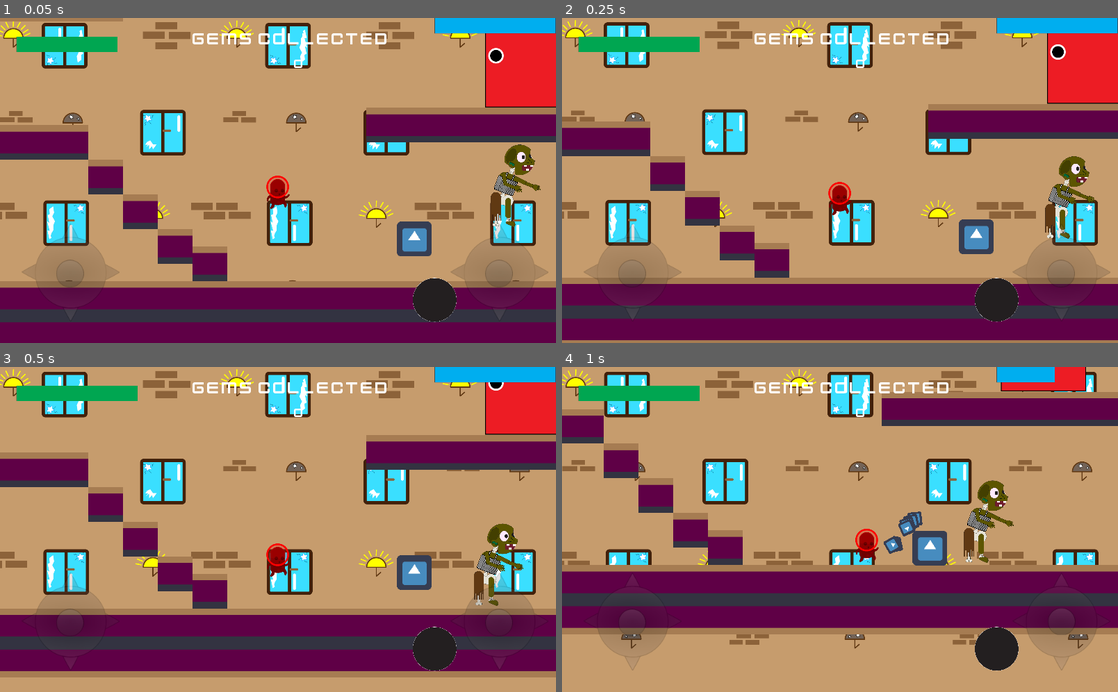
Above: before the commit, frames 1-4 (two rows, left to right).
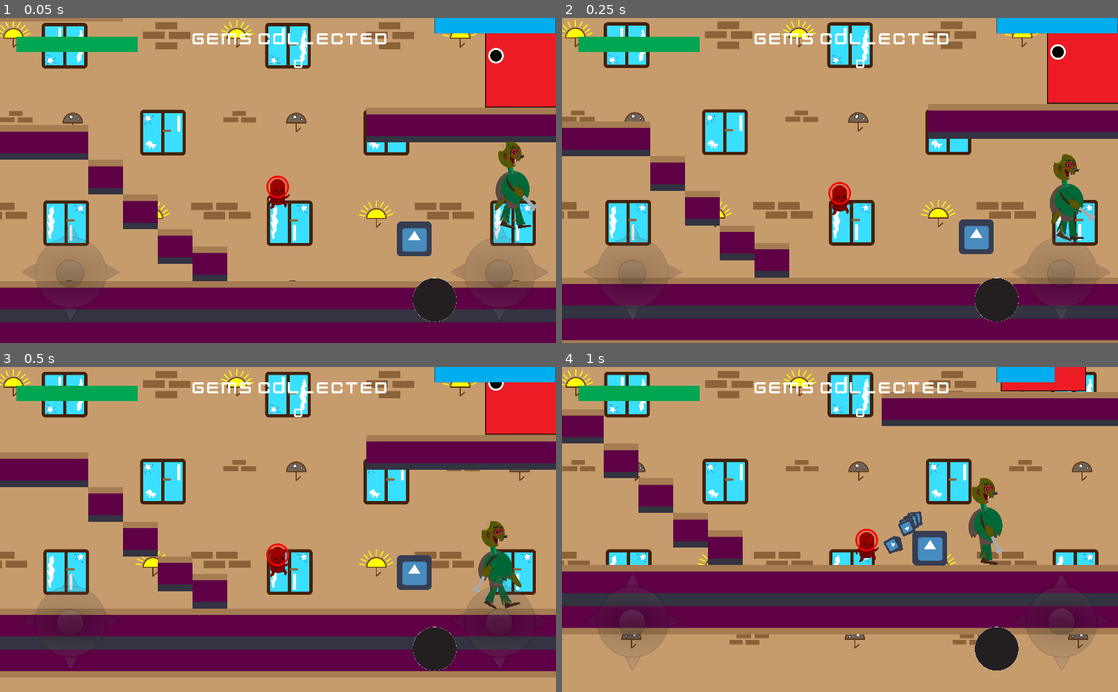
Above: after the commit, the same moments.

Repository: Tomisin127/Enigmatic-Games
Game: Godot game, scene res://scenes/level1.tscn
The game is run twice, just before and just after one commit, with the same random seed, the same clock (stepped at 60 frames per second) and the same inputs. The engine's default icon, where the game draws it, is replaced by a stand-in: a white triangle on a blue panel in a dark square.
Inputs (mouse positions are in pixels of both pictures, inside the frame that each line leads up to):
- Up to frame 1 (0.05 s): no input
- Up to frame 2 (0.25 s): no input
- Up to frame 3 (0.5 s): no input
- Up to frame 4 (1 s): tap Enter (ui_accept) at 0.5, 0.77 s; move the mouse to (962, 513) at 0.52 s; hold Right (ui_right) from 0.53 s (still down); click (962, 513) at 0.67 s

The runs differ from the first frame. In frame 1, 1.5% of the frame differs, in the area x 21-98%, y 5-65%; in frame 2, 1.3%; in frame 3, 1.4%; in frame 4, 1.3%.

Commit message:
enemy animation

Diff:
--- a/heights_of_glory/heights_of_glory/scenes/enemy.tscn
+++ b/heights_of_glory/heights_of_glory/scenes/enemy.tscn
@@ -1,7 +1,8 @@
-[gd_scene load_steps=6 format=2]
+[gd_scene load_steps=7 format=2]
 
 [ext_resource path="res://scripts/enemy.gd" type="Script" id=1]
 [ext_resource path="res://sprites/zombie002.png" type="Texture" id=2]
+[ext_resource path="res://scenes/parts/enemyBody_Part.tscn" type="PackedScene" id=3]
 
 [sub_resource type="RectangleShape2D" id=1]
 extents = Vector2( 46.2446, 77.0887 )
@@ -25,12 +26,17 @@
 ]]
 
 [node name="sprite" type="Sprite" parent="zombie"]
+visible = false
 scale = Vector2( 0.2, 0.2 )
 texture = ExtResource( 2 )
 
 [node name="collision" type="CollisionShape2D" parent="zombie"]
 position = Vector2( -8, -1 )
 shape = SubResource( 1 )
+
+[node name="enemyBody_Part" parent="zombie" instance=ExtResource( 3 )]
+position = Vector2( -8.65289, 5.76855 )
+scale = Vector2( 0.25, 0.25 )
 
 [node name="physics_collision" type="CollisionShape2D" parent="."]
 position = Vector2( -6, 0 )
--- /dev/null
+++ b/heights_of_glory/heights_of_glory/scenes/parts/enemyBody_Part.tscn
@@ -0,0 +1,377 @@
+[gd_scene load_steps=9 format=2]
+
+[ext_resource path="res://sprites/Zombie2/1x/Bodymdpi.png" type="Texture" id=1]
+[ext_resource path="res://sprites/Zombie2/1x/Headmdpi.png" type="Texture" id=2]
+[ext_resource path="res://sprites/Zombie2/1x/Hand 1mdpi.png" type="Texture" id=3]
+[ext_resource path="res://sprites/Zombie2/1x/Hand 2mdpi.png" type="Texture" id=4]
+[ext_resource path="res://sprites/Zombie2/1x/Leg2mdpi.png" type="Texture" id=5]
+[ext_resource path="res://sprites/Zombie2/1x/Leg1mdpi.png" type="Texture" id=6]
+
+[sub_resource type="Animation" id=1]
+resource_name = "Walk"
+length = 0.7
+loop = true
+tracks/0/type = "value"
+tracks/0/path = NodePath("base/body/left_leg:position")
+tracks/0/interp = 1
+tracks/0/loop_wrap = true
+tracks/0/imported = false
+tracks/0/enabled = true
+tracks/0/keys = {
+"times": PoolRealArray( 0, 0.2, 0.4, 0.6 ),
+"transitions": PoolRealArray( 1, 1, 1, 1 ),
+"update": 0,
+"values": [ Vector2( -28.0902, 116.773 ), Vector2( -2.73083, 82.2171 ), Vector2( 32.395, 123.111 ), Vector2( 45.3436, 130.278 ) ]
+}
+tracks/1/type = "value"
+tracks/1/path = NodePath("base/body/left_leg:rotation_degrees")
+tracks/1/interp = 1
+tracks/1/loop_wrap = true
+tracks/1/imported = false
+tracks/1/enabled = true
+tracks/1/keys = {
+"times": PoolRealArray( 0, 0.2, 0.4, 0.6 ),
+"transitions": PoolRealArray( 1, 1, 1, 1 ),
+"update": 0,
+"values": [ 0.904688, 21.2195, -21.4565, -35.3805 ]
+}
+tracks/2/type = "value"
+tracks/2/path = NodePath("base/body/left_hand:position")
+tracks/2/interp = 1
+tracks/2/loop_wrap = true
+tracks/2/imported = false
+tracks/2/enabled = true
+tracks/2/keys = {
+"times": PoolRealArray( 0, 0.2, 0.4, 0.6 ),
+"transitions": PoolRealArray( 1, 1, 1, 1 ),
+"update": 0,
+"values": [ Vector2( 17.4601, -65.5352 ), Vector2( 17.4601, -65.5352 ), Vector2( 4.12218, -74.9801 ), Vector2( 4.12218, -74.9801 ) ]
+}
+tracks/3/type = "value"
+tracks/3/path = NodePath("base/body/left_hand:rotation_degrees")
+tracks/3/interp = 1
+tracks/3/loop_wrap = true
+tracks/3/imported = false
+tracks/3/enabled = true
+tracks/3/keys = {
+"times": PoolRealArray( 0, 0.2, 0.4, 0.6 ),
+"transitions": PoolRealArray( 1, 1, 1, 1 ),
+"update": 0,
+"values": [ 61.3085, 78.944, 2.50895, -15.2657 ]
+}
+tracks/4/type = "value"
+tracks/4/path = NodePath("base/body/head:position")
+tracks/4/interp = 1
+tracks/4/loop_wrap = true
+tracks/4/imported = false
+tracks/4/enabled = true
+tracks/4/keys = {
+"times": PoolRealArray( 0, 0.2, 0.4, 0.6 ),
+"transitions": PoolRealArray( 1, 1, 1, 1 ),
+"update": 0,
+"values": [ Vector2( -48.8643, -144.56 ), Vector2( -48.8643, -144.56 ), Vector2( -48.8643, -144.56 ), Vector2( -48.8643, -144.56 ) ]
+}
+tracks/5/type = "value"
+tracks/5/path = NodePath("base/body/head:rotation_degrees")
+tracks/5/interp = 1
+tracks/5/loop_wrap = true
+tracks/5/imported = false
+tracks/5/enabled = true
+tracks/5/keys = {
+"times": PoolRealArray( 0, 0.2, 0.4, 0.6 ),
+"transitions": PoolRealArray( 1, 1, 1, 1 ),
+"update": 0,
+"values": [ -5.67305, 3.61925, -5.67305, 3.61925 ]
+}
+tracks/6/type = "value"
+tracks/6/path = NodePath("base/body:position")
+tracks/6/interp = 1
+tracks/6/loop_wrap = true
+tracks/6/imported = false
+tracks/6/enabled = true
+tracks/6/keys = {
+"times": PoolRealArray( 0, 0.2, 0.4, 0.6 ),
+"transitions": PoolRealArray( 1, 1, 1, 1 ),
+"update": 0,
+"values": [ Vector2( 5.13623, -15.4088 ), Vector2( 0, 0 ), Vector2( 5.13623, -15.4088 ), Vector2( 0, 0 ) ]
+}
+tracks/7/type = "value"
+tracks/7/path = NodePath("base/body:rotation_degrees")
+tracks/7/interp = 1
+tracks/7/loop_wrap = true
+tracks/7/imported = false
+tracks/7/enabled = true
+tracks/7/keys = {
+"times": PoolRealArray( 0, 0.2, 0.4, 0.6 ),
+"transitions": PoolRealArray( 1, 1, 1, 1 ),
+"update": 0,
+"values": [ 9.69699, 9.69699, 9.69699, 9.69699 ]
+}
+tracks/8/type = "value"
+tracks/8/path = NodePath("base/body/right_hand:position")
+tracks/8/interp = 1
+tracks/8/loop_wrap = true
+tracks/8/imported = false
+tracks/8/enabled = true
+tracks/8/keys = {
+"times": PoolRealArray( 0, 0.2, 0.4, 0.6 ),
+"transitions": PoolRealArray( 1, 1, 1, 1 ),
+"update": 0,
+"values": [ Vector2( -34.0203, -59.104 ), Vector2( -47.4531, -40.1344 ), Vector2( -4.61241, -63.8687 ), Vector2( -4.61241, -63.8687 ) ]
+}
+tracks/9/type = "value"
+tracks/9/path = NodePath("base/body/right_hand:rotation_degrees")
+tracks/9/interp = 1
+tracks/9/loop_wrap = true
+tracks/9/imported = false
+tracks/9/enabled = true
+tracks/9/keys = {
+"times": PoolRealArray( 0, 0.2, 0.4, 0.6 ),
+"transitions": PoolRealArray( 1, 1, 1, 1 ),
+"update": 0,
+"values": [ -6.92549, -49.9746, 48.2884, 65.038 ]
+}
+tracks/10/type = "value"
+tracks/10/path = NodePath("base/body/right_leg:position")
+tracks/10/interp = 1
+tracks/10/loop_wrap = true
+tracks/10/imported = false
+tracks/10/enabled = true
+tracks/10/keys = {
+"times": PoolRealArray( 0, 0.2, 0.4, 0.6 ),
+"transitions": PoolRealArray( 1, 1, 1, 1 ),
+"update": 0,
+"values": [ Vector2( 36.4335, 121.914 ), Vector2( 41.7656, 104.328 ), Vector2( 18.5934, 105.943 ), Vector2( 29.9849, 103.997 ) ]
+}
+tracks/11/type = "value"
+tracks/11/path = NodePath("base/body/right_leg:rotation_degrees")
+tracks/11/interp = 1
+tracks/11/loop_wrap = true
+tracks/11/imported = false
+tracks/11/enabled = true
+tracks/11/keys = {
+"times": PoolRealArray( 0, 0.2, 0.4, 0.6 ),
+"transitions": PoolRealArray( 1, 1, 1, 1 ),
+"update": 0,
+"values": [ -17.0894, -24.329, 14.2947, 20.2784 ]
+}
+
+[sub_resource type="Animation" id=2]
+resource_name = "rest"
+length = 0.1
+tracks/0/type = "value"
+tracks/0/path = NodePath("base/body/left_leg:position")
+tracks/0/interp = 1
+tracks/0/loop_wrap = true
+tracks/0/imported = false
+tracks/0/enabled = true
+tracks/0/keys = {
+"times": PoolRealArray( 0 ),
+"transitions": PoolRealArray( 1 ),
+"update": 0,
+"values": [ Vector2( -20.6411, 110.413 ) ]
+}
+tracks/1/type = "value"
+tracks/1/path = NodePath("base/body/left_leg:rotation_degrees")
+tracks/1/interp = 1
+tracks/1/loop_wrap = true
+tracks/1/imported = false
+tracks/1/enabled = true
+tracks/1/keys = {
+"times": PoolRealArray( 0 ),
+"transitions": PoolRealArray( 1 ),
+"update": 0,
+"values": [ 4.44584 ]
+}
+tracks/2/type = "value"
+tracks/2/path = NodePath("base/body:position")
+tracks/2/interp = 1
+tracks/2/loop_wrap = true
+tracks/2/imported = false
+tracks/2/enabled = true
+tracks/2/keys = {
+"times": PoolRealArray( 0 ),
+"transitions": PoolRealArray( 1 ),
+"update": 0,
+"values": [ Vector2( 0, 0 ) ]
+}
+tracks/3/type = "value"
+tracks/3/path = NodePath("base/body:rotation_degrees")
+tracks/3/interp = 1
+tracks/3/loop_wrap = true
+tracks/3/imported = false
+tracks/3/enabled = true
+tracks/3/keys = {
+"times": PoolRealArray( 0 ),
+"transitions": PoolRealArray( 1 ),
+"update": 0,
+"values": [ 0.0 ]
+}
+tracks/4/type = "value"
+tracks/4/path = NodePath("base/body/left_hand:position")
+tracks/4/interp = 1
+tracks/4/loop_wrap = true
+tracks/4/imported = false
+tracks/4/enabled = true
+tracks/4/keys = {
+"times": PoolRealArray( 0 ),
+"transitions": PoolRealArray( 1 ),
+"update": 0,
+"values": [ Vector2( 17.4601, -65.5352 ) ]
+}
+tracks/5/type = "value"
+tracks/5/path = NodePath("base/body/left_hand:rotation_degrees")
+tracks/5/interp = 1
+tracks/5/loop_wrap = true
+tracks/5/imported = false
+tracks/5/enabled = true
+tracks/5/keys = {
+"times": PoolRealArray( 0 ),
+"transitions": PoolRealArray( 1 ),
+"update": 0,
+"values": [ 0.0 ]
+}
+tracks/6/type = "value"
+tracks/6/path = NodePath("base/body/head:position")
+tracks/6/interp = 1
+tracks/6/loop_wrap = true
+tracks/6/imported = false
+tracks/6/enabled = true
+tracks/6/keys = {
+"times": PoolRealArray( 0 ),
+"transitions": PoolRealArray( 1 ),
+"update": 0,
+"values": [ Vector2( -48.8643, -144.56 ) ]
+}
+tracks/7/type = "value"
+tracks/7/path = NodePath("base/body/head:rotation_degrees")
+tracks/7/interp = 1
+tracks/7/loop_wrap = true
+tracks/7/imported = false
+tracks/7/enabled = true
+tracks/7/keys = {
+"times": PoolRealArray( 0 ),
+"transitions": PoolRealArray( 1 ),
+"update": 0,
+"values": [ -5.67305 ]
+}
+tracks/8/type = "value"
+tracks/8/path = NodePath("base/body/right_hand:position")
+tracks/8/interp = 1
+tracks/8/loop_wrap = true
+tracks/8/imported = false
+tracks/8/enabled = true
+tracks/8/keys = {
+"times": PoolRealArray( 0 ),
+"transitions": PoolRealArray( 1 ),
+"update": 0,
+"values": [ Vector2( -47.4531, -40.1344 ) ]
+}
+tracks/9/type = "value"
+tracks/9/path = NodePath("base/body/right_hand:rotation_degrees")
+tracks/9/interp = 1
+tracks/9/loop_wrap = true
+tracks/9/imported = false
+tracks/9/enabled = true
+tracks/9/keys = {
+"times": PoolRealArray( 0 ),
+"transitions": PoolRealArray( 1 ),
+"update": 0,
+"values": [ -49.9746 ]
+}
+tracks/10/type = "value"
+tracks/10/path = NodePath("base/body/right_leg:position")
+tracks/10/interp = 1
+tracks/10/loop_wrap = true
+tracks/10/imported = false
+tracks/10/enabled = true
+tracks/10/keys = {
+"times": PoolRealArray( 0 ),
+"transitions": PoolRealArray( 1 ),
+"update": 0,
+"values": [ Vector2( 44.2721, 96.3014 ) ]
+}
+tracks/11/type = "value"
+tracks/11/path = NodePath("base/body/right_leg:rotation_degrees")
+tracks/11/interp = 1
+tracks/11/loop_wrap = true
+tracks/11/imported = false
+tracks/11/enabled = true
+tracks/11/keys = {
+"times": PoolRealArray( 0 ),
+"transitions": PoolRealArray( 1 ),
+"update": 0,
+"values": [ -1.94893 ]
+}
+
+[node name="enemyBody_Part" type="Node2D"]
+
+[node name="base" type="Node2D" parent="."]
+
+[node name="footing" type="Polygon2D" parent="base"]
+visible = false
+position = Vector2( 3.08179, -12.327 )
+color = Color( 0, 0, 0, 1 )
+polygon = PoolVector2Array( -183.737, 301.465, 259.009, 304.546, 259.009, 348.718, -186.819, 343.582 )
+
+[node name="body" type="Sprite" parent="base"]
+position = Vector2( 3.44614, -10.3385 )
+rotation = 0.169244
+texture = ExtResource( 1 )
+__meta__ = {
+"_edit_bone_": true
+}
+
+[node name="head" type="Sprite" parent="base/body"]
+position = Vector2( -48.8643, -144.56 )
+rotation = -0.0456473
+scale = Vector2( 1, 1 )
+texture = ExtResource( 2 )
+offset = Vector2( 2.29608, -91.1031 )
+__meta__ = {
+"_edit_bone_": true
+}
+
+[node name="right_hand" type="Sprite" parent="base/body"]
+position = Vector2( -4.61241, -63.8687 )
+rotation = 0.938986
+texture = ExtResource( 3 )
+offset = Vector2( 78.4985, 116.337 )
+__meta__ = {
+"_edit_bone_": true
+}
+
+[node name="left_hand" type="Sprite" parent="base/body"]
+show_behind_parent = true
+position = Vector2( 4.12218, -74.9801 )
+rotation = -0.058291
+texture = ExtResource( 4 )
+offset = Vector2( 81.3208, 95.1694 )
+__meta__ = {
+"_edit_bone_": true
+}
+
+[node name="right_leg" type="Sprite" parent="base/body"]
+show_behind_parent = true
+position = Vector2( 22.3418, 105.303 )
+rotation = 0.283855
+texture = ExtResource( 5 )
+offset = Vector2( 38.9387, 81.4879 )
+__meta__ = {
+"_edit_bone_": true
+}
+
+[node name="left_leg" type="Sprite" parent="base/body"]
+show_behind_parent = true
+position = Vector2( 36.6558, 125.469 )
+rotation = -0.454453
+texture = ExtResource( 6 )
+offset = Vector2( 47.6411, 68.709 )
+__meta__ = {
+"_edit_bone_": true
+}
+
+[node name="AnimationPlayer" type="AnimationPlayer" parent="."]
+autoplay = "Walk"
+anims/Walk = SubResource( 1 )
+anims/rest = SubResource( 2 )
--- a/heights_of_glory/heights_of_glory/scripts/enemy.gd
+++ b/heights_of_glory/heights_of_glory/scripts/enemy.gd
@@ -45,10 +45,25 @@
 
 var enemy_health : int =1000
 
+
+
+#Animated sprite variables
+var default_sprite_scale : Vector2
+
+
+
+
+
+
 func _ready():
 
-	set_physics_process(true)
-
+
+
+	#there is no need to set physics process to true it true by defualt
+#	set_physics_process(true)
+
+	#setting default scale of sprite
+	default_sprite_scale = $zombie/enemyBody_Part.scale
 	pass
 
 
@@ -82,7 +97,9 @@
 		#if the ray cast is colliding the enemy changes direction and flips
 		if detect_wall_left.is_colliding():
 			direction =1.0
-			$zombie/sprite.flip_h=0
+			#instead of flip_h we will be playing with scale here
+			$zombie/enemyBody_Part.scale.x = -default_sprite_scale.x
+
 
 			#if the collider on the left is player, the enemy stops walking
 			var c = detect_wall_left.get_collider()
@@ -93,8 +110,8 @@
 		#if the ray cast is colliding the enemy changes direction and flips
 		if detect_wall_right.is_colliding():
 			direction = -1.0
-			$zombie/sprite.flip_h=1
-
+			#instead of flip_h we will be playing with scale here
+			$zombie/enemyBody_Part.scale.x = default_sprite_scale.x
 			var c = detect_wall_right.get_collider()
 			#if the collider on the left is player, the enemy stops walking
 			if c.name == "player":
@@ -105,6 +122,7 @@
 
 		#this is the bullet ray for the enemy, it will be removed
 		#because the enemy is a zombie and zombies dont shoot
+		#lazy: lols
 	if get_node("bullet_ray").is_colliding():
 
 		get_node("bullet_ray/timer").start()
--- a/heights_of_glory/heights_of_glory/scripts/hud.gd
+++ b/heights_of_glory/heights_of_glory/scripts/hud.gd
@@ -1,4 +1,8 @@
 extends Node
+
+
+
+
 
 # Called when the node enters the scene tree for the first time.
 func _ready():
@@ -6,6 +10,6 @@
 
 #change player health upon attack from enemy
 func health_change(health: int):
-	$CanvasLayer/Control/player_health/health_tween.interpolate_property($CanvasLayer/Control/player_health,"value",$CanvasLayer/Control/player_health.value,health,3,Tween.TRANS_LINEAR,Tween.EASE_IN)
+	$CanvasLayer/Control/player_health/health_tween.interpolate_property($CanvasLayer/Control/player_health,"value",$CanvasLayer/Control/player_health.value,health,0.5,Tween.TRANS_LINEAR,Tween.EASE_IN)
 	$CanvasLayer/Control/player_health/health_tween.start()
 	print("change in health",health)
